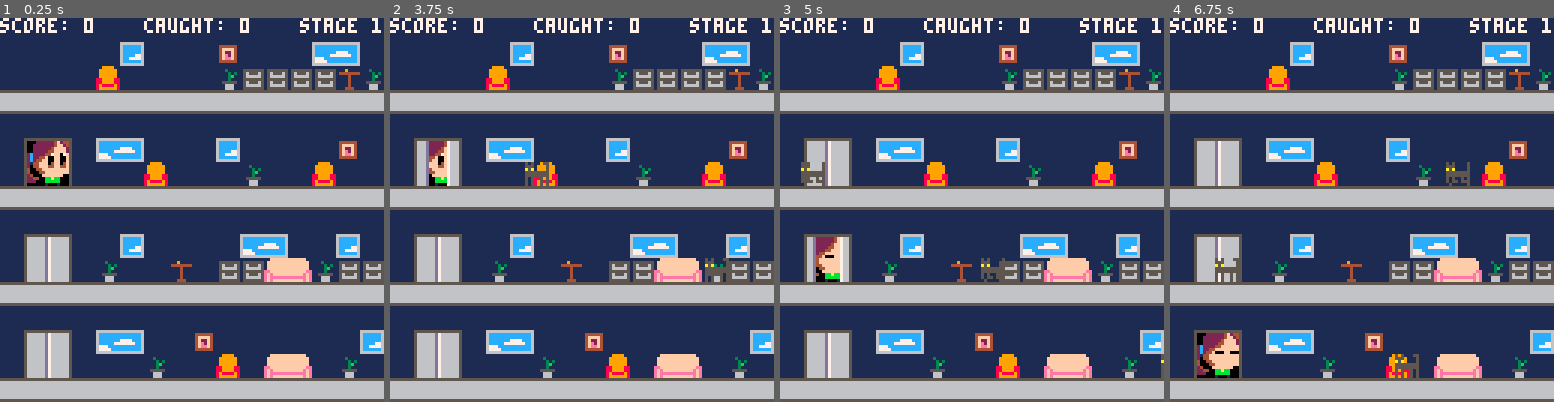
Above: before the commit, frames 1-4 (left to right).
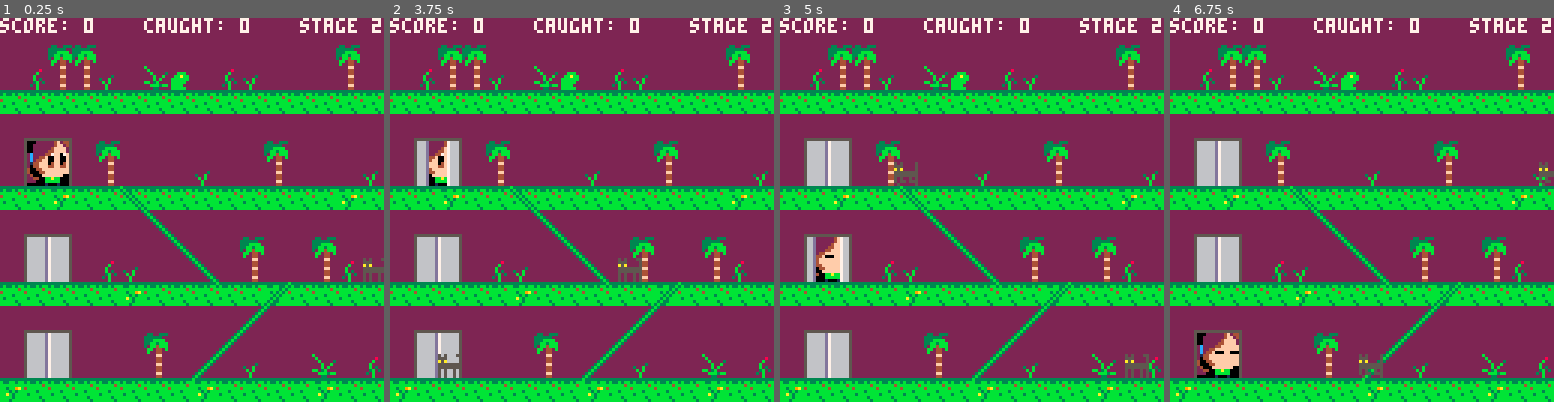
Above: after the commit, the same moments.

Repository: leonardost/cat-catcher-0
Game: PICO-8 cartridge cat_catcher_0.p8
The game is run twice, just before and just after one commit, with the same random seed, the same clock (stepped at 60 frames per second) and the same inputs.
Inputs:
- Up to frame 1 (0.25 s): no input
- Up to frame 2 (3.75 s): tap X (X key) at 0.33, 1.07, 1.85, 2.97 s; tap O (Z key) at 0.7, 1.7, 2.1, 2.5, 2.9, 3.3, 3.7 s; hold Right 1.6-2.1 s; hold Up 2.15-2.42 s; hold Right 2.47-3.03 s; hold Left 3.08-3.58 s; hold Down from 3.63 s (still down)
- Up to frame 3 (5 s): release Down at 3.97 s; hold Right 4.02-4.68 s; tap X (X key) at 4.08 s; tap O (Z key) at 4.1, 4.5, 4.9 s; hold Up from 4.73 s (still down)
- Up to frame 4 (6.75 s): release Up at 5.03 s; hold Left 5.08-5.68 s; tap X (X key) at 5.2, 6.32 s; tap O (Z key) every 0.4 s from 5.3 to 6.5 s; hold Down 5.73-6.03 s; hold Right 6.08-6.58 s; hold Right from 6.63 s (still down)

The runs differ from the first frame. In frame 1, 94% of the frame differs, in the area x 0-100%, y 0-100%; in frame 2, 94%; in frame 3, 94%; in frame 4, 94%.

Commit message:
Implementing level 2 gimmick (climbing cats)

Diff:
--- a/cat_catcher_0.p8
+++ b/cat_catcher_0.p8
@@ -21,7 +21,7 @@
 --]]
 
 function _init()
-  t = 0
+  t = 149
   -- actors can have .draw()
   -- and/or .update() methods
   actors = {}
@@ -35,7 +35,7 @@
 
   current_floor = 0
   score = 0
-  stage = 1
+  stage = 2
   caught_cats = 0
   floor_base_y = 40
 
@@ -92,8 +92,8 @@
   cat_generation[2] = {
     { 0, 30, 0 },
     { 0, 90, 2 },
-    { 0, 150, 1 },
-    { 0, 210, 1 },
+    { 4, 150, 1 },
+    { 4, 210, 1 },
 --    { 0, 210, 0 },
 --    { 0, 270, 1 },
 --    { 0, 330, 2 },
@@ -248,6 +248,8 @@
     generate_big_cat(floor, 0)
   elseif c[1] == 3 then
     generate_big_cat(floor, 1)
+  elseif c[1] == 4 then
+	   generate_jungle_cat(floor)
   end
 end
 
@@ -314,6 +316,11 @@
   add(actors, new_cat)
 end
 
+function generate_jungle_cat(floor)
+  local new_cat = cat_actor3(floor)
+  add(actors, new_cat)
+end
+
 function _draw()
   cls(1)
 
@@ -636,6 +643,7 @@
   cat.floor = floor
 	 cat.is_vulnerable = true
 	 cat.value = 10
+	 cat.update_functions = {}
 
   return cat
 end
@@ -653,6 +661,9 @@
     if cat.x < -8 then
       cat.x = 128
     end
+    for f in all(cat.update_functions) do
+      f()
+    end
   end
 
   return cat
@@ -676,6 +687,82 @@
   cat.value = 30
 
   return cat
+end
+
+-- adds climbing behavior to a cat
+function climber(cat)
+	 add(cat.update_functions, function()
+    if cat.is_going_down then
+      cat.y += 1
+      if cat.y == 112 then
+        cat.is_going_down = false
+      end
+    end
+    if cat.is_going_up then
+      cat.y -= 1
+      if cat.y == 48 then
+        cat.is_going_up = false
+      end
+    end
+    if cat.floor == 1 then
+      if cat.x == 94 and flr(rnd(10)) > 5 then
+        cat.is_going_down = true
+        cat.floor = 2
+      end
+      if cat.x == 70 and flr(rnd(10)) > 5 then
+        cat.is_going_up = true
+        cat.floor = 0
+      end
+    end
+	 end)
+	 return cat
+end
+
+-- cat that goes up and down
+-- the vines in stage 2
+function cat_actor3(floor)
+  local cat = cat_actor(floor)
+  return climber(cat)
+--[[
+  local sprites = {
+    sprite(1, 1, { 1 }),
+    sprite(1, 1, { 2 }),
+  }
+  local cat = base_cat_actor(sprites, floor)
+
+  function cat.update()
+    cat.update_state()
+    cat.x -= 1
+
+    if cat.is_going_down then
+      cat.y += 1
+      if cat.y == 112 then
+        cat.is_going_down = false
+      end
+    end
+    if cat.is_going_up then
+      cat.y -= 1
+      if cat.y == 48 then
+        cat.is_going_up = false
+      end
+    end
+    if cat.floor == 1 then
+      if cat.x == 94 and flr(rnd(10)) > 5 then
+        cat.is_going_down = true
+        cat.floor = 2
+      end
+      if cat.x == 70 and flr(rnd(10)) > 5 then
+        cat.is_going_up = true
+        cat.floor = 0
+      end
+    end
+    if cat.x < -8 then
+      cat.x = 128
+    end
+  end
+
+  return cat
+  --]]
 end
 
 function base_bigcat_actor(sprites, floor)
@@ -1052,7 +1139,7 @@
 __map__
 0000000000000000000000000000000000000000000000000000000000000000000000000000000000000000000000000000000000000000000000000000000000000000000000000000000000000000000000000000000000000000000000000000000000000000000000000000000000000000000000000000000000000000
 00000000004c0000004f0000004d4e0000005c5c000000000000000000005c00000000000000000000000000000000000000000000000000000000000000000000000000000000000000000000000000000000000000000000000000000000000000000000000000000000000000000000000000000000000000000000000000
-0000000048000000004b494949494a4b006e6c6c6d00005d006e6d0000006c00000000000000000000000000000000000000000000000000000000000000000000000000000000000000000000000000000000000000000000000000000000000000000000000000000000000000000000000000000000000000000000000000
+0000000048000000004b494949494a4b006e6c6c6d006f5d006e6d0000006c00000000000000000000000000000000000000000000000000000000000000000000000000000000000000000000000000000000000000000000000000000000000000000000000000000000000000000000000000000000000000000000000000
 060606060606060606060606060606066a6a6a6a6a6a6a6a6a6a6a6a6a6a6a6a000000000000000000000000000000000000000000000000000000000000000000000000000000000000000000000000000000000000000000000000000000000000000000000000000000000000000000000000000000000000000000000000
 0000000000000000000000000000000000000000000000000000000000000000000000000000000000000000000000000000000000000000000000000000000000000000000000000000000000000000000000000000000000000000000000000000000000000000000000000000000000000000000000000000000000000000
 006667004d4e0000004c000000004f00006667005c0000000000005c00000000000000000000000000000000000000000000000000000000000000000000000000000000000000000000000000000000000000000000000000000000000000000000000000000000000000000000000000000000000000000000000000000000
Not shown, changed: the sound effects (__sfx__) section of cat_catcher_0.p8
